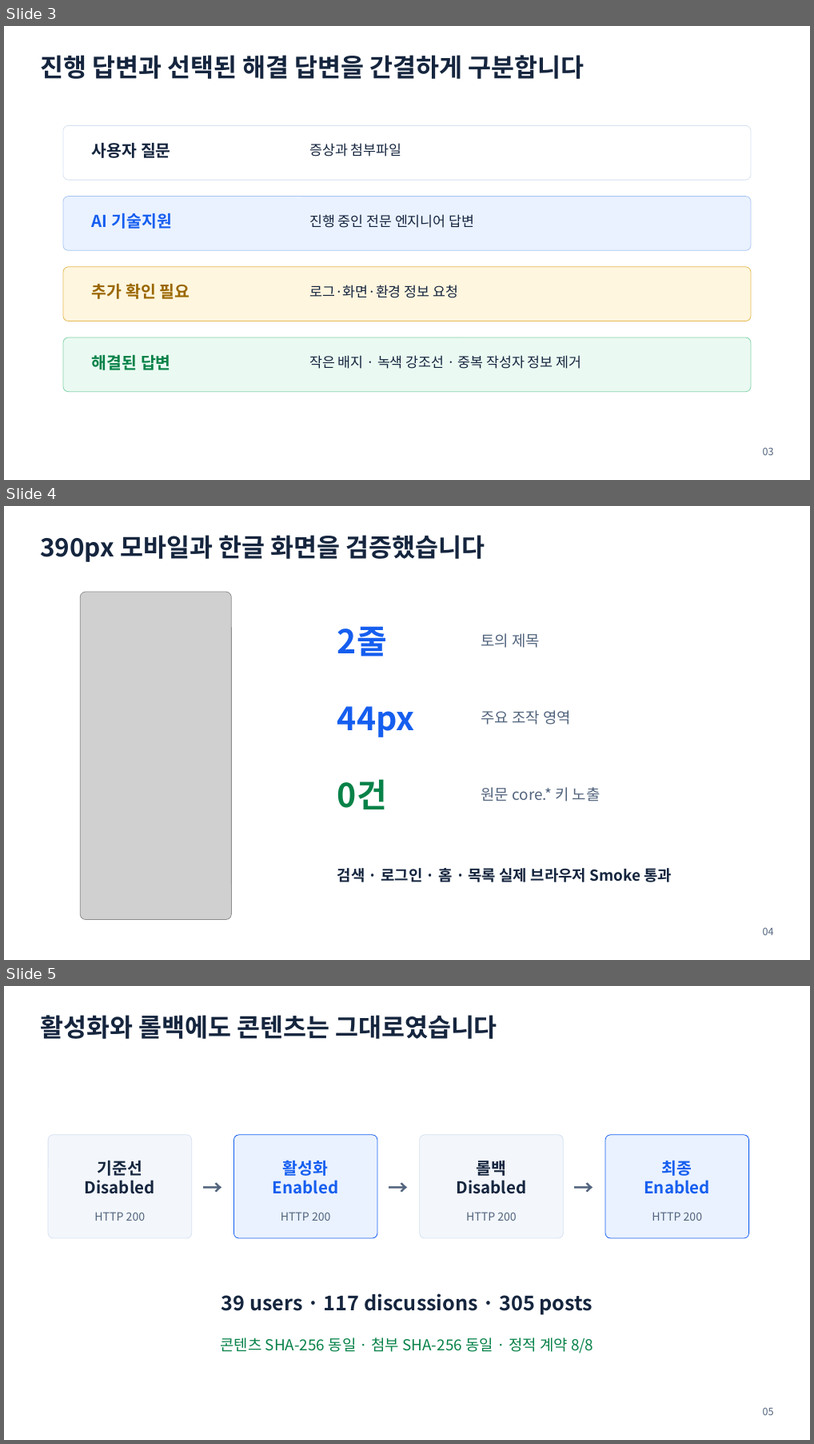
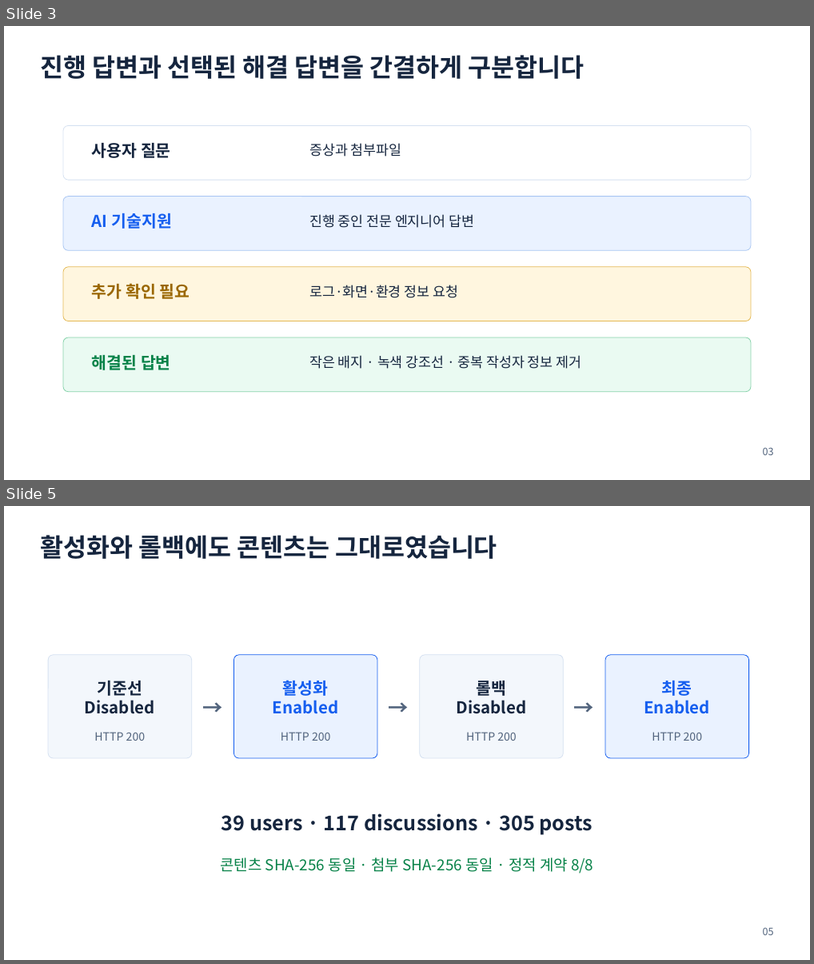
Before and after one commit to ablecloud-team/ablestack-techflow, a slide deck: output/presentation/techflow-community-ui-modernization.pptx. Shown one above the other, each under a label of ours: slides 3, 4 and 5 before the commit, slides 3 and 5 after it; the slides between them are not shown. The pictures are 814x1444 and 814x964 pixels, drawn with LibreOffice and Linux fonts; fonts in the diff are those of the drawing; grey boxes stand for pictures. Boxes give left, top, right and bottom in pixels: in the first picture for what was removed or moved away, otherwise in the second. Text is boxed around its words. In the diff, an @@ line names an element or a change of style, - is before the commit and + after.

```diff
--- a/output/presentation/techflow-community-ui-modernization.pptx
+++ b/output/presentation/techflow-community-ui-modernization.pptx
@@ slide 4 removed at [4, 506, 810, 960], background #FFFFFF @@
@@ text removed at [40, 535, 485, 562] @@
-390px 모바일과 한글 화면을 검증했습니다
@@ picture removed at [80, 592, 231, 920] @@
@@ text removed at [338, 626, 387, 656] @@
-2줄
@@ text removed at [481, 633, 540, 648] @@
-토의 제목
@@ text removed at [338, 706, 415, 737] @@
-44px
@@ text removed at [481, 710, 571, 724] @@
-주요 조작 영역
@@ text removed at [338, 779, 387, 809] @@
-0건
@@ text removed at [481, 787, 601, 801] @@
-원문 core.* 키 노출
@@ text removed at [338, 864, 672, 884] @@
-검색 · 로그인 · 홈 · 목록 실제 브라우저 Smoke 통과
@@ text removed at [763, 927, 774, 935] @@
-04
```
Also in this commit, not shown: 1 slide added, 16 other files.
